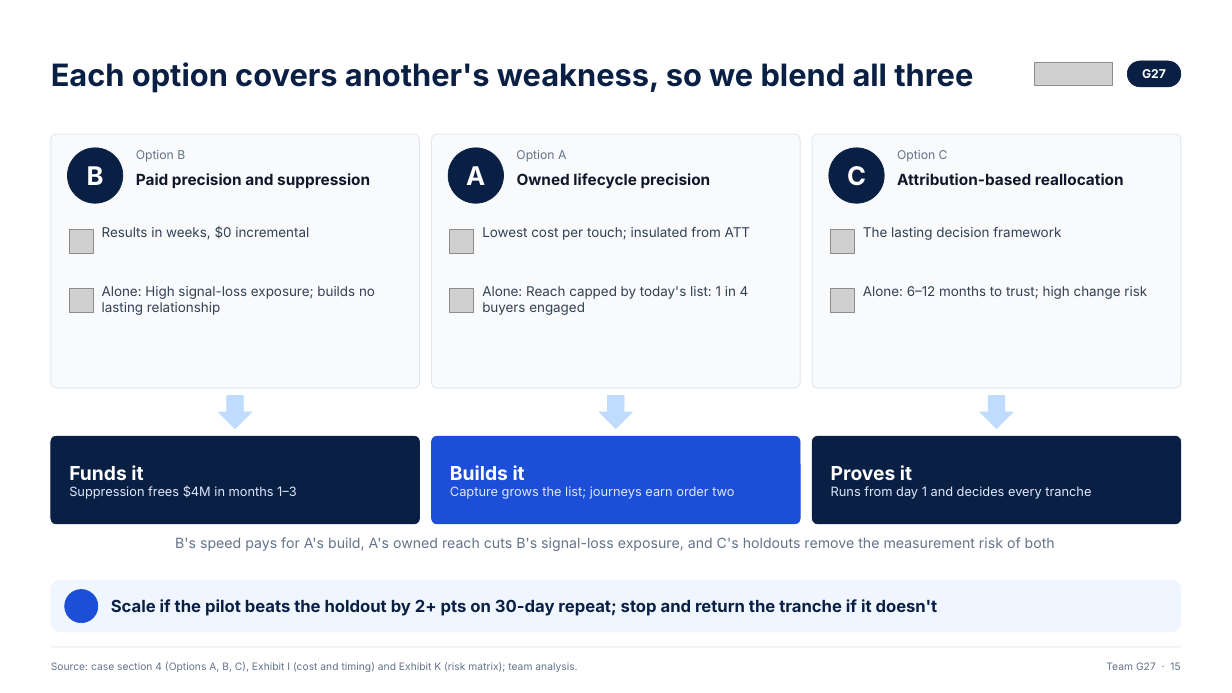
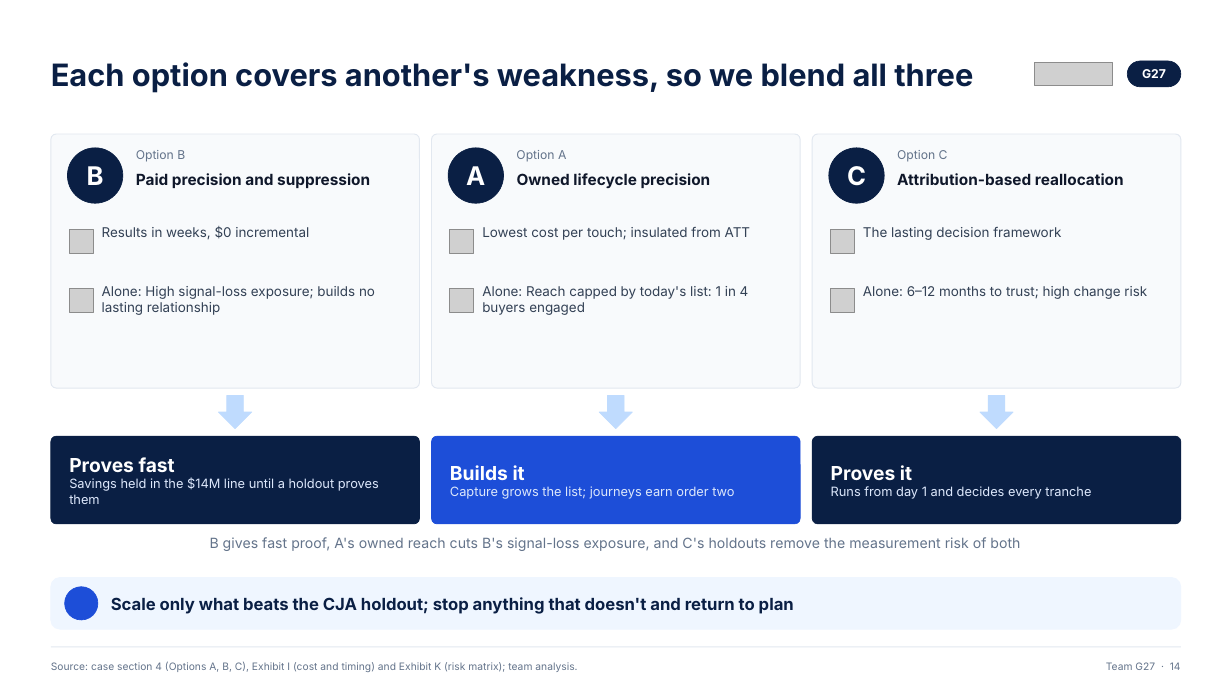
Before and after one commit to ANNYM25/Quince, a slide deck: slide 14 of deck/Team G27.pptx (slide 15 before the commit). Drawn at 1232x693 pixels with LibreOffice and Linux fonts; fonts in the diff are those of the drawing; grey boxes stand for pictures; background and template pictures are left out. Boxes give left, top, right and bottom in pixels: in the first picture for what was removed or moved away, otherwise in the second. Text is boxed around its words. In the diff, an @@ line names an element or a change of style, - is before the commit and + after.

```diff
--- a/deck/Team G27.pptx
+++ b/deck/Team G27.pptx
@@ text at [69, 457, 379, 504]: text changed @@
-Funds it
-Suppression frees $4M in months 1–3
+Proves fast
+Savings held in the $14M line until a holdout proves them
@@ text at [210, 537, 1020, 551]: text changed @@
-B's speed pays for A's build, A's owned reach cuts B's signal-loss exposure, and C's holdouts remove the measurement risk of both
+B gives fast proof, A's owned reach cuts B's signal-loss exposure, and C's holdouts remove the measurement risk of both
@@ text at [111, 597, 794, 614]: text changed @@
-Scale if the pilot beats the holdout by 2+ pts on 30-day repeat; stop and return the tranche if it doesn't
+Scale only what beats the CJA holdout; stop anything that doesn't and return to plan
@@ text at [1106, 662, 1181, 670]: text changed @@
-Team G27 · 15
+Team G27 · 14
```
Also in this commit, not shown: 13 other slides changed, 13 slides added, 12 slides removed, 3 other files.
